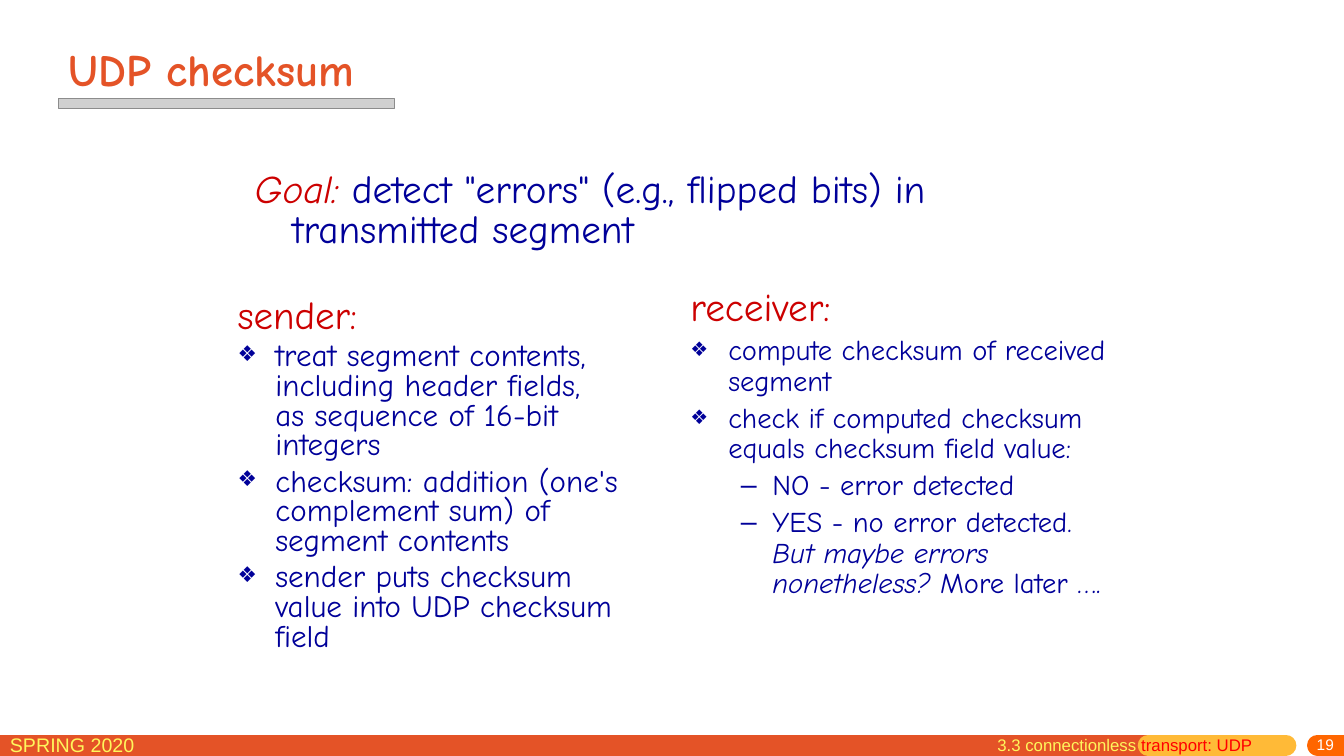
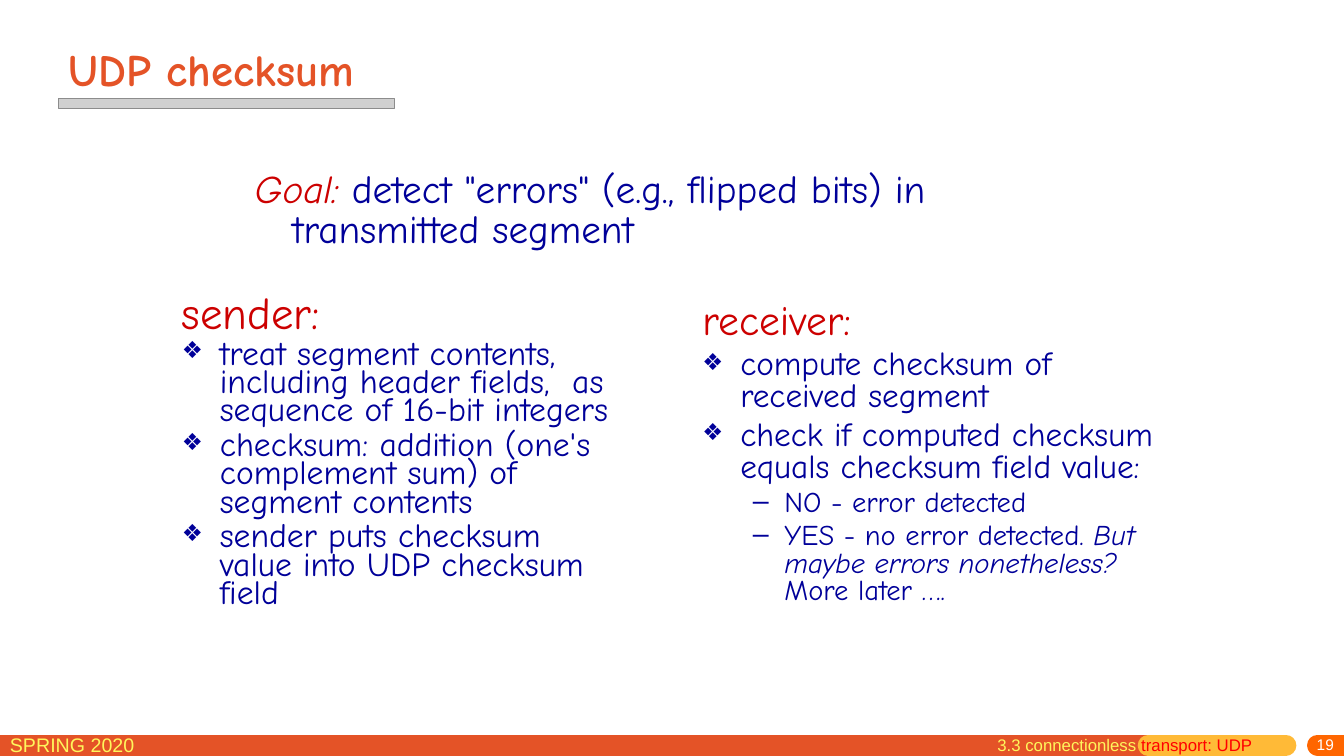
Before and after one commit to network-distributed/presentations, a slide deck: slide 19 of chapter3.pptx. Drawn at 1344x756 pixels with LibreOffice and Linux fonts; fonts in the diff are those of the drawing; grey boxes stand for pictures. Boxes give left, top, right and bottom in pixels: in the first picture for what was removed or moved away, otherwise in the second. Text is boxed around its words. In the diff, an @@ line names an element or a change of style, - is before the commit and + after.

```diff
--- a/chapter3.pptx
+++ b/chapter3.pptx
@@ text "sender:": place and size @@
-text "sender:" at box(238, 302, 618, 647)
+text "sender:" at box(182, 298, 608, 605)
@@ text "sender:" at box(182, 298, 608, 605): size 27.8 to 32 pt in "sender:"; size 22.2 to 24 pt; line spacing 0.7 to 0.6; line spacing 0.8 to 0.7 @@
@@ text "receiver:": place and size @@
-text "receiver:" at box(690, 294, 1105, 594)
+text "receiver:" at box(702, 307, 1153, 601)
@@ text "receiver:" at box(702, 307, 1153, 601): size 28.1 to 29.8 pt in "receiver:"; size 20.4 to 23.8 pt in "compute checksum of received segment", "check if computed checksum equals checksum field ..."; line spacing 0.9 to 0.8 @@
```
Also in this commit, not shown: 41 other slides changed, 3 slides added, 5 other files.
